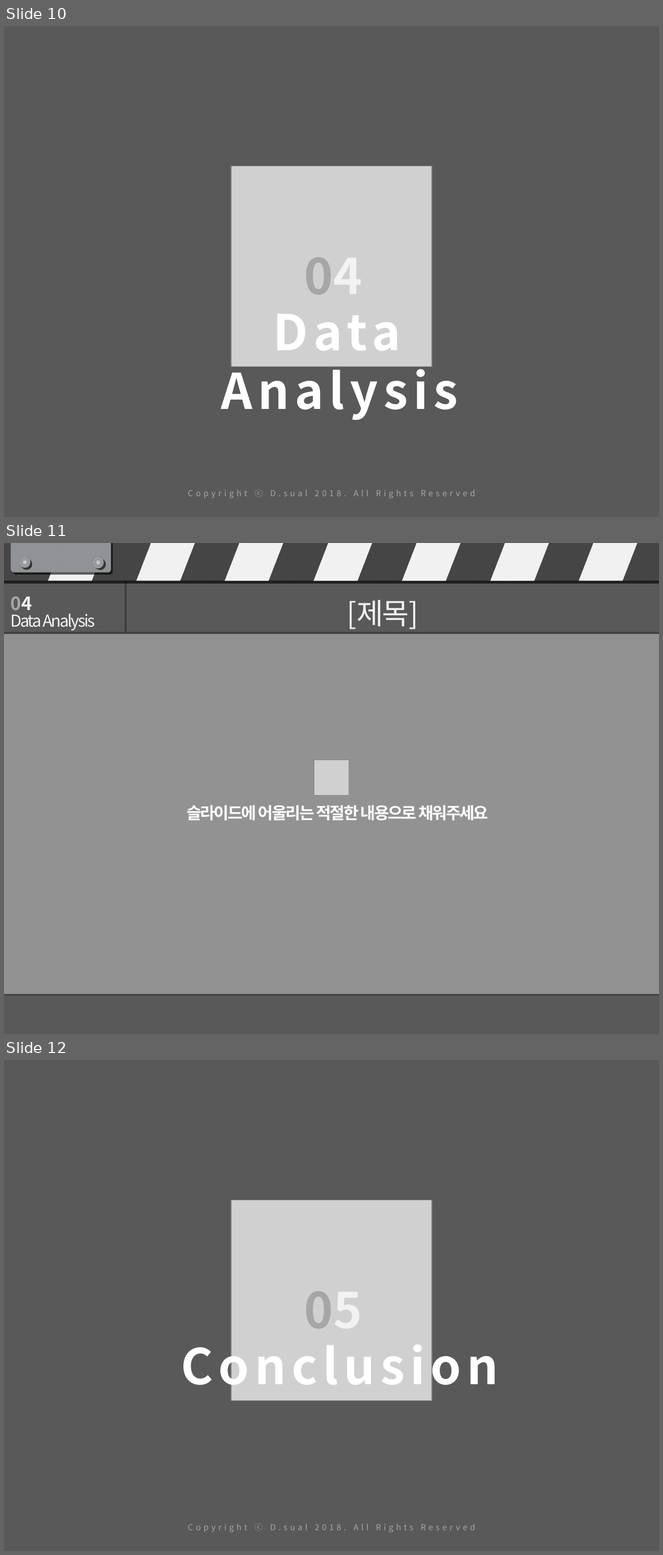
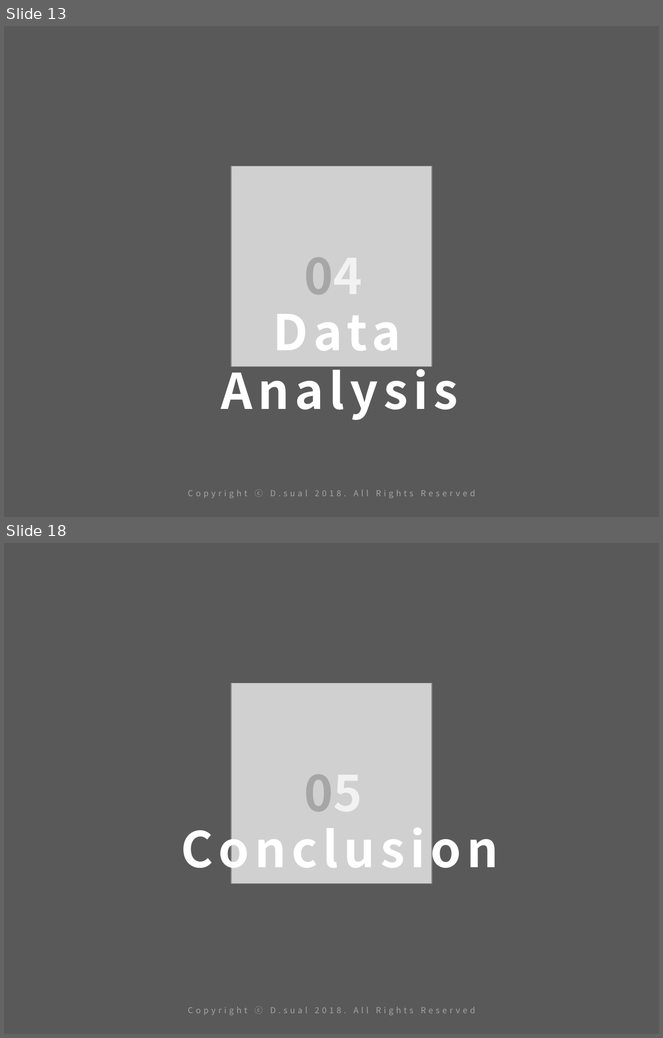
Before and after one commit to asmath472/21SRproject, a slide deck: R final presentation.pptx. Shown one above the other, each under a label of ours: slides 10, 11 and 12 before the commit, slides 13 and 18 after it; the slides between them are not shown. The pictures are 663x1555 and 663x1038 pixels, drawn with LibreOffice and Linux fonts; fonts in the diff are those of the drawing; grey boxes stand for pictures. Boxes give left, top, right and bottom in pixels: in the first picture for what was removed or moved away, otherwise in the second. Text is boxed around its words. In the diff, an @@ line names an element or a change of style, - is before the commit and + after.

```diff
--- a/R final presentation.pptx
+++ b/R final presentation.pptx
@@ slide 11 removed at <box>4,543,659,1034</box>, background #595959 @@
@@ rectangle removed at <box>4,543,659,581</box> @@
@@ rounded rectangle removed at <box>11,543,111,573</box> @@
@@ ellipse removed at <box>19,557,30,568</box> @@
@@ parallelogram removed at <box>48,543,110,581</box> @@
@@ ellipse removed at <box>92,557,104,568</box> @@
@@ parallelogram removed at <box>137,543,198,581</box> @@
@@ parallelogram removed at <box>225,543,287,581</box> @@
@@ parallelogram removed at <box>313,543,375,581</box> @@
@@ parallelogram removed at <box>402,543,464,581</box> @@
@@ parallelogram removed at <box>490,543,553,581</box> @@
@@ parallelogram removed at <box>579,543,641,581</box> @@
@@ line removed from (126, 581) to (126, 633) @@
@@ text removed at <box>10,597,32,610</box> @@
-04
@@ text removed at <box>347,600,418,629</box> @@
-[제목]
@@ text removed at <box>10,614,95,631</box> @@
-Data Analysis
@@ rounded rectangle removed at <box>4,633,659,995</box> @@
@@ line removed from (4, 633) to (659, 633) @@
@@ picture removed at <box>314,760,349,795</box> @@
@@ text removed at <box>187,805,488,821</box> @@
-슬라이드에 어울리는 적절한 내용으로 채워주세요
@@ line removed from (4, 995) to (659, 995) @@
@@ rectangle removed at <box>165,1001,516,1020</box> @@
@@ what was slide 10 is now slide 13 @@
@@ what was slide 12 is now slide 18 @@
```
Also in this commit, not shown: 5 slides changed, 8 slides added, 1 other slide removed.
